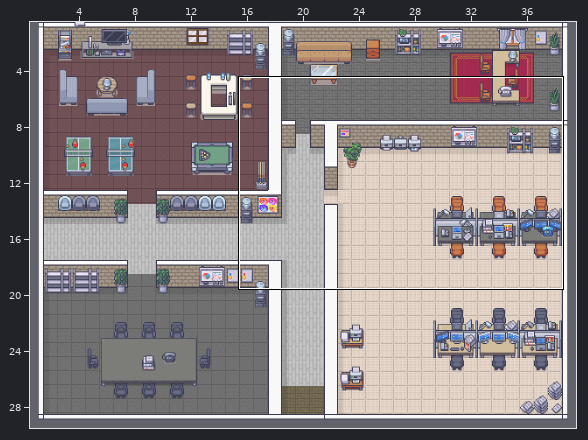
Level history. Tiled map: frontend/public/assets/maps/PixelOfficeMap.tmx. The picture above shows the old version from afar; the outline marks the close-up.
Close-up. Before the commit:
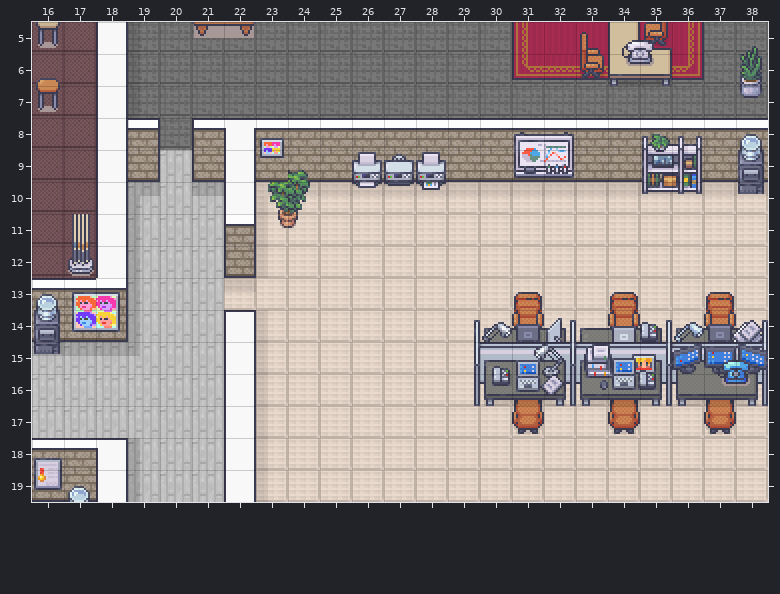
Cells are 32x32 px. Shown: x 16..38, y 5..19.
Now the later version:
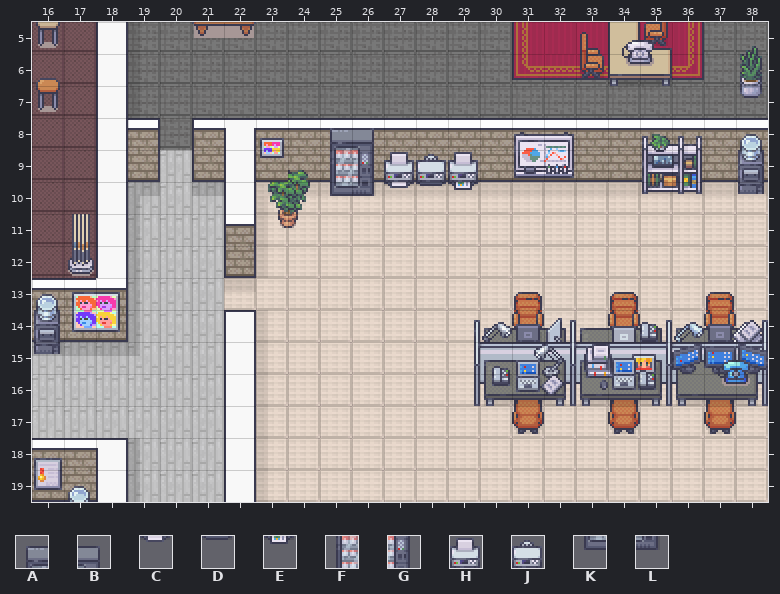
Key: from "Modern_Office_Black_Shadow": A 370, B 371, C 376, D 377, E 378, F 386, G 387, H 392, J 393, K 402, L 403.
_ is an empty cell.
Tiles of an added or newly shown layer are drawn over the layers below it.
Diff:
Layer "extra things":
Tile D gives way to tile C in row 10 at x 27.
Tile E gives way to tile D in row 10 at x 28.
The edit adds tile E in row 10 at x 29.
Tile J gives way to tile H in row 9 at x 27.
The edit adds tile H in row 9 at x 29.
Tile H gives way to tile J in row 9 at x 28.
The author cleared tile C in row 10 at x 26.
The author cleared tile H in row 9 at x 26.
Layer "vending machine" (added):
The edit adds tile A in row 8 at x 25.
The edit adds tile B in row 8 at x 26.
The edit adds tile F in row 9 at x 25.
The edit adds tile G in row 9 at x 26.
The edit adds tile K in row 10 at x 25.
The edit adds tile L in row 10 at x 26.
Changed places in both close-ups, as pixel boxes (x1, y1, x2, y2):
changed: (330, 128, 478, 196)
